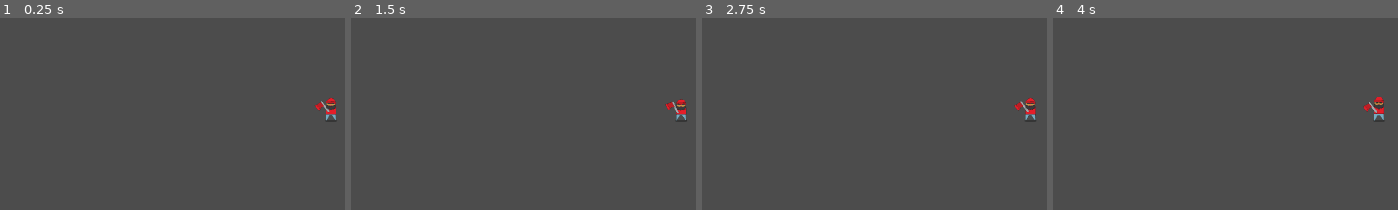
Above: before the commit, frames 1-4 (left to right).
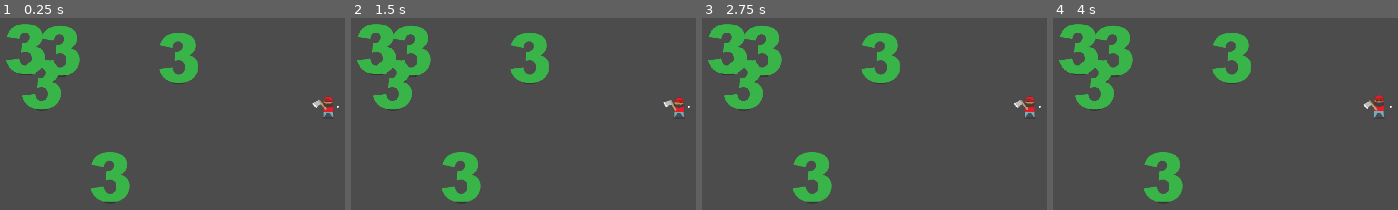
Above: after the commit, the same moments.

Repository: sksmith/ATreeKilledMyFather
Game: Godot game, scene res://Main.tscn
Two runs of this game, one before a commit and one after it. Both use one fixed random seed, a clock stepped at 60 frames per second and the inputs below.
Inputs:
- Up to frame 1 (0.25 s): no input
- Up to frame 2 (1.5 s): tap Enter at 0.5 s; hold D (f_move_right) 0.53-1.28 s; hold S (f_move_down) from 1.28 s (still down)
- Up to frame 3 (2.75 s): release S (f_move_down) at 2.03 s; hold D (f_move_right) from 2.03 s (still down)
- Up to frame 4 (4 s): tap Space at 2.75 s; release D (f_move_right) at 2.78 s; hold W (f_move_up) 2.78-3.53 s; tap Enter at 3.5 s; hold A (f_move_left) from 3.53 s (still down)

The runs differ from the first frame. In frame 1, 8.3% of the frame differs, in the area x 1-99%, y 3-96%; in frame 2, 8.2%; in frame 3, 8.2%; in frame 4, 8.2%.

Commit message:
added more lumberjack functionality

Diff:
--- a/Lumberjack.gd
+++ b/Lumberjack.gd
@@ -1,12 +1,11 @@
 extends Area2D
-
-signal hit
 
 export var speed = 400 # How fast the player will move (pixels/sec).
 export var attack_duration_ms = 0.5
 var screen_size # Size of the game window.
 var is_attacking = false
 var current_attack_time = 0
+var target_tree
 
 func start(pos):
 	position = pos
@@ -19,6 +18,8 @@
 	hide()
 
 func _process(delta):
+	update_target_tree()
+
 	if !is_attacking && Input.is_action_pressed("attack"):
 		is_attacking = true
 		current_attack_time = 0
@@ -30,10 +31,16 @@
 		if current_attack_time >= attack_duration_ms:
 			is_attacking = false
 			$AnimatedSprite.animation = "idle"
+
+			if target_tree != null:
+				target_tree.hit(2)
+#			if !is_instance_valid(target_tree):
+#				target_tree = null
 	else:
 		var velocity = Input.get_vector("lj_aim_left", "lj_aim_right", "lj_aim_up", "lj_aim_down")
 
 		if velocity.length() > 0:
+			$PivotPoint.rotation = velocity.angle()  #local with local axis
 			velocity = velocity * speed
 
 		position += velocity * delta
@@ -46,10 +53,30 @@
 		else:
 			$AnimatedSprite.animation = "idle"
 
-		$PivotPoint.rotation = velocity.angle()  #local with local axis
-
 func _on_Player_body_entered(body):
 	hide() # Player disappears after being hit.
 	emit_signal("hit")
 	# Must be deferred as we can't change physics properties on a physics callback.
 	$CollisionShape2D.set_deferred("disabled", true)
+
+func update_target_tree():
+	var chosen_tree
+	for overlapped in $PivotPoint/LumberjackReticle.get_overlapping_areas():
+		if overlapped == target_tree:
+			chosen_tree = target_tree
+			break
+
+	if chosen_tree == null:
+		for overlapped in $PivotPoint/LumberjackReticle.get_overlapping_areas():
+			if overlapped.is_in_group("tree"):
+				chosen_tree = overlapped
+				break
+
+	if chosen_tree != target_tree:
+		if target_tree != null && is_instance_valid(target_tree):
+			target_tree.un_target()
+
+		target_tree = chosen_tree
+
+		if target_tree != null:
+			target_tree.target()
--- a/Lumberjack.tscn
+++ b/Lumberjack.tscn
@@ -1,124 +1,198 @@
-[gd_scene load_steps=25 format=2]
+[gd_scene load_steps=40 format=2]
 
 [ext_resource path="res://assets/lumberjack/lumberjack_sprite-sheet01.png" type="Texture" id=1]
 [ext_resource path="res://Lumberjack.gd" type="Script" id=2]
 [ext_resource path="res://assets/lumberjack/reticle.png" type="Texture" id=3]
 
-[sub_resource type="AtlasTexture" id=2]
+[sub_resource type="AtlasTexture" id=23]
 atlas = ExtResource( 1 )
-region = Rect2( 0, 152, 71, 76 )
+region = Rect2( 0, 164, 83, 82 )
 
-[sub_resource type="AtlasTexture" id=3]
+[sub_resource type="AtlasTexture" id=24]
 atlas = ExtResource( 1 )
-region = Rect2( 71, 152, 71, 76 )
+region = Rect2( 83, 164, 83, 82 )
 
-[sub_resource type="AtlasTexture" id=4]
+[sub_resource type="AtlasTexture" id=25]
 atlas = ExtResource( 1 )
-region = Rect2( 142, 152, 71, 76 )
+region = Rect2( 166, 164, 83, 82 )
 
-[sub_resource type="AtlasTexture" id=5]
+[sub_resource type="AtlasTexture" id=26]
 atlas = ExtResource( 1 )
-region = Rect2( 213, 152, 71, 76 )
+region = Rect2( 249, 164, 83, 82 )
 
-[sub_resource type="AtlasTexture" id=6]
+[sub_resource type="AtlasTexture" id=27]
 atlas = ExtResource( 1 )
-region = Rect2( 284, 152, 71, 76 )
+region = Rect2( 332, 164, 83, 82 )
 
-[sub_resource type="AtlasTexture" id=7]
+[sub_resource type="AtlasTexture" id=28]
 atlas = ExtResource( 1 )
-region = Rect2( 355, 152, 71, 76 )
+region = Rect2( 415, 164, 83, 82 )
 
-[sub_resource type="AtlasTexture" id=8]
+[sub_resource type="AtlasTexture" id=29]
 atlas = ExtResource( 1 )
-region = Rect2( 0, 0, 71, 76 )
+region = Rect2( 498, 164, 83, 82 )
 
-[sub_resource type="AtlasTexture" id=9]
+[sub_resource type="AtlasTexture" id=30]
 atlas = ExtResource( 1 )
-region = Rect2( 71, 0, 71, 76 )
+region = Rect2( 0, 0, 83, 82 )
 
-[sub_resource type="AtlasTexture" id=10]
+[sub_resource type="AtlasTexture" id=31]
 atlas = ExtResource( 1 )
-region = Rect2( 142, 0, 71, 76 )
+region = Rect2( 83, 0, 83, 82 )
 
-[sub_resource type="AtlasTexture" id=11]
+[sub_resource type="AtlasTexture" id=32]
 atlas = ExtResource( 1 )
-region = Rect2( 213, 0, 71, 76 )
+region = Rect2( 166, 0, 83, 82 )
 
-[sub_resource type="AtlasTexture" id=12]
+[sub_resource type="AtlasTexture" id=33]
 atlas = ExtResource( 1 )
-region = Rect2( 284, 0, 71, 76 )
+region = Rect2( 249, 0, 83, 82 )
 
-[sub_resource type="AtlasTexture" id=13]
+[sub_resource type="AtlasTexture" id=34]
 atlas = ExtResource( 1 )
-region = Rect2( 0, 76, 71, 76 )
+region = Rect2( 332, 0, 83, 82 )
 
-[sub_resource type="AtlasTexture" id=14]
+[sub_resource type="AtlasTexture" id=35]
 atlas = ExtResource( 1 )
-region = Rect2( 71, 76, 71, 76 )
+region = Rect2( 0, 82, 83, 82 )
 
-[sub_resource type="AtlasTexture" id=15]
+[sub_resource type="AtlasTexture" id=36]
 atlas = ExtResource( 1 )
-region = Rect2( 142, 76, 71, 76 )
+region = Rect2( 83, 82, 83, 82 )
 
-[sub_resource type="AtlasTexture" id=16]
+[sub_resource type="AtlasTexture" id=37]
 atlas = ExtResource( 1 )
-region = Rect2( 213, 76, 71, 76 )
+region = Rect2( 166, 82, 83, 82 )
 
-[sub_resource type="AtlasTexture" id=17]
+[sub_resource type="AtlasTexture" id=38]
 atlas = ExtResource( 1 )
-region = Rect2( 284, 76, 71, 76 )
+region = Rect2( 249, 82, 83, 82 )
 
-[sub_resource type="AtlasTexture" id=18]
+[sub_resource type="AtlasTexture" id=39]
 atlas = ExtResource( 1 )
-region = Rect2( 355, 76, 71, 76 )
+region = Rect2( 332, 82, 83, 82 )
 
-[sub_resource type="AtlasTexture" id=19]
+[sub_resource type="AtlasTexture" id=40]
 atlas = ExtResource( 1 )
-region = Rect2( 426, 76, 71, 76 )
+region = Rect2( 415, 82, 83, 82 )
 
-[sub_resource type="AtlasTexture" id=20]
+[sub_resource type="AtlasTexture" id=41]
 atlas = ExtResource( 1 )
-region = Rect2( 497, 76, 71, 76 )
+region = Rect2( 498, 82, 83, 82 )
+
+[sub_resource type="AtlasTexture" id=42]
+atlas = ExtResource( 1 )
+region = Rect2( 581, 82, 83, 82 )
+
+[sub_resource type="AtlasTexture" id=43]
+atlas = ExtResource( 1 )
+region = Rect2( 0, 246, 83, 82 )
+
+[sub_resource type="AtlasTexture" id=44]
+atlas = ExtResource( 1 )
+region = Rect2( 83, 246, 83, 82 )
+
+[sub_resource type="AtlasTexture" id=45]
+atlas = ExtResource( 1 )
+region = Rect2( 166, 246, 83, 82 )
+
+[sub_resource type="AtlasTexture" id=46]
+atlas = ExtResource( 1 )
+region = Rect2( 249, 246, 83, 82 )
+
+[sub_resource type="AtlasTexture" id=47]
+atlas = ExtResource( 1 )
+region = Rect2( 332, 246, 83, 82 )
+
+[sub_resource type="AtlasTexture" id=48]
+atlas = ExtResource( 1 )
+region = Rect2( 0, 328, 83, 82 )
+
+[sub_resource type="AtlasTexture" id=49]
+atlas = ExtResource( 1 )
+region = Rect2( 83, 328, 83, 82 )
+
+[sub_resource type="AtlasTexture" id=50]
+atlas = ExtResource( 1 )
+region = Rect2( 166, 328, 83, 82 )
+
+[sub_resource type="AtlasTexture" id=51]
+atlas = ExtResource( 1 )
+region = Rect2( 249, 328, 83, 82 )
+
+[sub_resource type="AtlasTexture" id=52]
+atlas = ExtResource( 1 )
+region = Rect2( 332, 328, 83, 82 )
+
+[sub_resource type="AtlasTexture" id=53]
+atlas = ExtResource( 1 )
+region = Rect2( 415, 328, 83, 82 )
+
+[sub_resource type="AtlasTexture" id=54]
+atlas = ExtResource( 1 )
+region = Rect2( 498, 328, 83, 82 )
+
+[sub_resource type="AtlasTexture" id=55]
+atlas = ExtResource( 1 )
+region = Rect2( 581, 328, 83, 82 )
 
 [sub_resource type="SpriteFrames" id=1]
 animations = [ {
-"frames": [ SubResource( 2 ), SubResource( 3 ), SubResource( 4 ), SubResource( 5 ), SubResource( 6 ), SubResource( 7 ), SubResource( 7 ) ],
+"frames": [ SubResource( 23 ), SubResource( 24 ), SubResource( 25 ), SubResource( 26 ), SubResource( 27 ), SubResource( 28 ), SubResource( 29 ) ],
 "loop": true,
 "name": "attack",
-"speed": 20.0
+"speed": 12.0
 }, {
-"frames": [ SubResource( 8 ), SubResource( 9 ), SubResource( 10 ), SubResource( 11 ), SubResource( 12 ) ],
+"frames": [ SubResource( 30 ), SubResource( 31 ), SubResource( 32 ), SubResource( 33 ), SubResource( 34 ) ],
 "loop": true,
 "name": "idle",
 "speed": 5.0
 }, {
-"frames": [ SubResource( 13 ), SubResource( 14 ), SubResource( 15 ), SubResource( 16 ), SubResource( 17 ), SubResource( 18 ), SubResource( 19 ), SubResource( 20 ) ],
+"frames": [ SubResource( 35 ), SubResource( 36 ), SubResource( 37 ), SubResource( 38 ), SubResource( 39 ), SubResource( 40 ), SubResource( 41 ), SubResource( 42 ) ],
 "loop": true,
 "name": "walk",
+"speed": 14.0
+}, {
+"frames": [ SubResource( 43 ), SubResource( 44 ), SubResource( 45 ), SubResource( 46 ), SubResource( 47 ) ],
+"loop": true,
+"name": "wood_idle",
 "speed": 5.0
+}, {
+"frames": [ SubResource( 48 ), SubResource( 49 ), SubResource( 50 ), SubResource( 51 ), SubResource( 52 ), SubResource( 53 ), SubResource( 54 ), SubResource( 55 ) ],
+"loop": true,
+"name": "wood_walk",
+"speed": 8.0
 } ]
 
 [sub_resource type="CircleShape2D" id=21]
-radius = 0.0
+radius = 2.0
+
+[sub_resource type="CapsuleShape2D" id=22]
+radius = 4.99997
+height = 22.0001
 
 [node name="Lumberjack" type="Area2D"]
 script = ExtResource( 2 )
 
 [node name="AnimatedSprite" type="AnimatedSprite" parent="."]
 frames = SubResource( 1 )
-animation = "attack"
-
-[node name="CollisionShape2D" type="CollisionShape2D" parent="."]
+animation = "wood_idle"
 
 [node name="PivotPoint" type="Position2D" parent="."]
 
-[node name="Area2D" type="Area2D" parent="PivotPoint"]
-position = Vector2( 35, 0 )
-scale = Vector2( 0.132222, 0.132222 )
+[node name="LumberjackReticle" type="Area2D" parent="PivotPoint"]
+collision_mask = 2
 
-[node name="CollisionShape2D" type="CollisionShape2D" parent="PivotPoint/Area2D"]
+[node name="Reticle" type="Sprite" parent="PivotPoint/LumberjackReticle"]
+position = Vector2( 36, 0 )
+scale = Vector2( 0.0255555, 0.0277778 )
+texture = ExtResource( 3 )
+
+[node name="CollisionShape2D" type="CollisionShape2D" parent="PivotPoint/LumberjackReticle"]
+position = Vector2( 36, 0 )
 shape = SubResource( 21 )
 
-[node name="Reticle" type="Sprite" parent="PivotPoint/Area2D"]
-visible = false
-texture = ExtResource( 3 )
+[node name="CollisionShape2D" type="CollisionShape2D" parent="."]
+position = Vector2( 0, 15 )
+rotation = -1.57079
+shape = SubResource( 22 )
--- a/Main.tscn
+++ b/Main.tscn
@@ -1,7 +1,8 @@
-[gd_scene load_steps=3 format=2]
+[gd_scene load_steps=4 format=2]
 
 [ext_resource path="res://Lumberjack.tscn" type="PackedScene" id=1]
 [ext_resource path="res://Main.gd" type="Script" id=2]
+[ext_resource path="res://ShittyTree.tscn" type="PackedScene" id=3]
 
 [node name="Main" type="Node"]
 script = ExtResource( 2 )
@@ -10,3 +11,18 @@
 
 [node name="LumberjackSpawnPoint" type="Position2D" parent="."]
 position = Vector2( 1704, 575 )
+
+[node name="ShittyTree" parent="." instance=ExtResource( 3 )]
+position = Vector2( 1358, 461 )
+
+[node name="ShittyTree2" parent="." instance=ExtResource( 3 )]
+position = Vector2( 1193, 748 )
+
+[node name="ShittyTree3" parent="." instance=ExtResource( 3 )]
+position = Vector2( 990, 440 )
+
+[node name="ShittyTree4" parent="." instance=ExtResource( 3 )]
+position = Vector2( 1073, 444 )
+
+[node name="ShittyTree5" parent="." instance=ExtResource( 3 )]
+position = Vector2( 1028, 525 )
--- /dev/null
+++ b/ShittyTree.gd
@@ -0,0 +1,27 @@
+extends Area2D
+
+var targeted_image = preload("res://assets/lumberjack/tree_phase-3-targeted.png")
+var not_targeted_image = preload("res://assets/lumberjack/tree_phase-3.png")
+export var hit_points = 5
+
+func _ready():
+	$TreeSprite.texture = not_targeted_image
+
+#func _on_ShittyTree_area_shape_entered(area_rid, area, area_shape_index, local_shape_index):
+#	if area.name == "LumberjackReticle":
+#		$TreeSprite.texture = targeted_image
+#
+#func _on_ShittyTree_area_shape_exited(area_rid, area, area_shape_index, local_shape_index):
+#	if area.name == "LumberjackReticle":
+#		$TreeSprite.texture = not_targeted_image
+
+func target():
+	$TreeSprite.texture = targeted_image
+
+func un_target():
+	$TreeSprite.texture = not_targeted_image
+
+func hit(damage: int):
+	hit_points -= damage
+	if hit_points <= 0:
+		queue_free()
--- /dev/null
+++ b/ShittyTree.tscn
@@ -0,0 +1,32 @@
+[gd_scene load_steps=5 format=2]
+
+[ext_resource path="res://assets/lumberjack/tree_phase-3.png" type="Texture" id=1]
+[ext_resource path="res://ShittyTree.gd" type="Script" id=2]
+
+[sub_resource type="CapsuleShape2D" id=1]
+radius = 50.0
+height = 24.0
+
+[sub_resource type="GDScript" id=2]
+script/source = "extends CollisionShape2D
+
+
+func target():
+	print(\"targeted\")
+"
+
+[node name="ShittyTree" type="Area2D" groups=["tree"]]
+collision_mask = 3
+script = ExtResource( 2 )
+
+[node name="TreeSprite" type="Sprite" parent="."]
+position = Vector2( 0, -3 )
+texture = ExtResource( 1 )
+
+[node name="TreeCollisionShape" type="CollisionShape2D" parent="."]
+position = Vector2( -2, -4 )
+shape = SubResource( 1 )
+script = SubResource( 2 )
+
+[connection signal="area_shape_entered" from="." to="." method="_on_ShittyTree_area_shape_entered"]
+[connection signal="area_shape_exited" from="." to="." method="_on_ShittyTree_area_shape_exited"]
--- a/project.godot
+++ b/project.godot
@@ -31,30 +31,6 @@
 
 [input]
 
-f_move_left={
-"deadzone": 0.5,
-"events": [ Object(InputEventJoypadMotion,"resource_local_to_scene":false,"resource_name":"","device":1,"axis":0,"axis_value":-1.0,"script":null)
-, Object(InputEventKey,"resource_local_to_scene":false,"resource_name":"","device":0,"alt":false,"shift":false,"control":false,"meta":false,"command":false,"pressed":false,"scancode":65,"physical_scancode":0,"unicode":0,"echo":false,"script":null)
- ]
-}
-f_move_right={
-"deadzone": 0.5,
-"events": [ Object(InputEventJoypadMotion,"resource_local_to_scene":false,"resource_name":"","device":1,"axis":0,"axis_value":1.0,"script":null)
-, Object(InputEventKey,"resource_local_to_scene":false,"resource_name":"","device":0,"alt":false,"shift":false,"control":false,"meta":false,"command":false,"pressed":false,"scancode":68,"physical_scancode":0,"unicode":0,"echo":false,"script":null)
- ]
-}
-f_move_up={
-"deadzone": 0.5,
-"events": [ Object(InputEventJoypadMotion,"resource_local_to_scene":false,"resource_name":"","device":1,"axis":1,"axis_value":-1.0,"script":null)
-, Object(InputEventKey,"resource_local_to_scene":false,"resource_name":"","device":0,"alt":false,"shift":false,"control":false,"meta":false,"command":false,"pressed":false,"scancode":87,"physical_scancode":0,"unicode":0,"echo":false,"script":null)
- ]
-}
-f_move_down={
-"deadzone": 0.5,
-"events": [ Object(InputEventJoypadMotion,"resource_local_to_scene":false,"resource_name":"","device":1,"axis":1,"axis_value":1.0,"script":null)
-, Object(InputEventKey,"resource_local_to_scene":false,"resource_name":"","device":0,"alt":false,"shift":false,"control":false,"meta":false,"command":false,"pressed":false,"scancode":83,"physical_scancode":0,"unicode":0,"echo":false,"script":null)
- ]
-}
 lj_move_up={
 "deadzone": 0.5,
 "events": [ Object(InputEventKey,"resource_local_to_scene":false,"resource_name":"","device":0,"alt":false,"shift":false,"control":false,"meta":false,"command":false,"pressed":false,"scancode":16777232,"physical_scancode":0,"unicode":0,"echo":false,"script":null)
@@ -109,6 +85,30 @@
 "events": [ Object(InputEventJoypadButton,"resource_local_to_scene":false,"resource_name":"","device":0,"button_index":2,"pressure":0.0,"pressed":false,"script":null)
  ]
 }
+f_move_left={
+"deadzone": 0.5,
+"events": [ Object(InputEventJoypadMotion,"resource_local_to_scene":false,"resource_name":"","device":1,"axis":0,"axis_value":-1.0,"script":null)
+, Object(InputEventKey,"resource_local_to_scene":false,"resource_name":"","device":0,"alt":false,"shift":false,"control":false,"meta":false,"command":false,"pressed":false,"scancode":65,"physical_scancode":0,"unicode":0,"echo":false,"script":null)
+ ]
+}
+f_move_right={
+"deadzone": 0.5,
+"events": [ Object(InputEventJoypadMotion,"resource_local_to_scene":false,"resource_name":"","device":1,"axis":0,"axis_value":1.0,"script":null)
+, Object(InputEventKey,"resource_local_to_scene":false,"resource_name":"","device":0,"alt":false,"shift":false,"control":false,"meta":false,"command":false,"pressed":false,"scancode":68,"physical_scancode":0,"unicode":0,"echo":false,"script":null)
+ ]
+}
+f_move_up={
+"deadzone": 0.5,
+"events": [ Object(InputEventJoypadMotion,"resource_local_to_scene":false,"resource_name":"","device":1,"axis":1,"axis_value":-1.0,"script":null)
+, Object(InputEventKey,"resource_local_to_scene":false,"resource_name":"","device":0,"alt":false,"shift":false,"control":false,"meta":false,"command":false,"pressed":false,"scancode":87,"physical_scancode":0,"unicode":0,"echo":false,"script":null)
+ ]
+}
+f_move_down={
+"deadzone": 0.5,
+"events": [ Object(InputEventJoypadMotion,"resource_local_to_scene":false,"resource_name":"","device":1,"axis":1,"axis_value":1.0,"script":null)
+, Object(InputEventKey,"resource_local_to_scene":false,"resource_name":"","device":0,"alt":false,"shift":false,"control":false,"meta":false,"command":false,"pressed":false,"scancode":83,"physical_scancode":0,"unicode":0,"echo":false,"script":null)
+ ]
+}
 
 [physics]
 
Binary file removed: assets/lumberjack/lumberjack_idle-01.png.png
Binary file changed: assets/lumberjack/lumberjack_sprite-sheet01.png
Not shown, changed: assets/lumberjack/tree_phase-3-targeted.png.import
Not shown, added: assets/lumberjack/tree_phase-3.png.import
